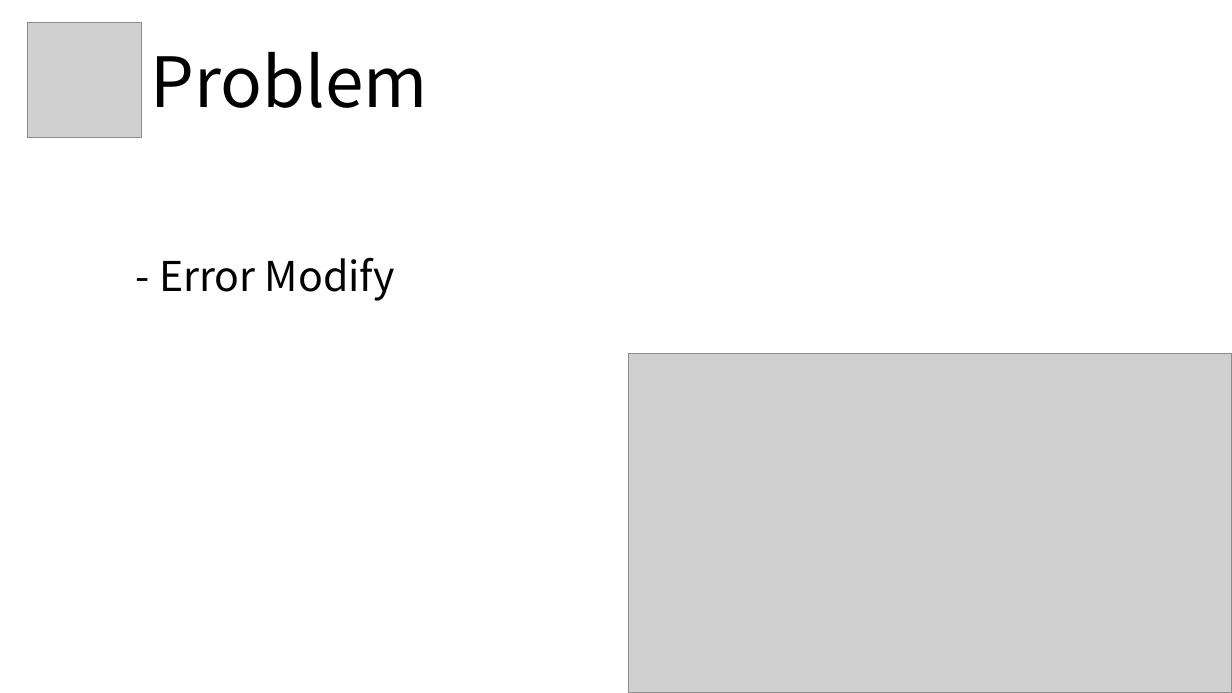
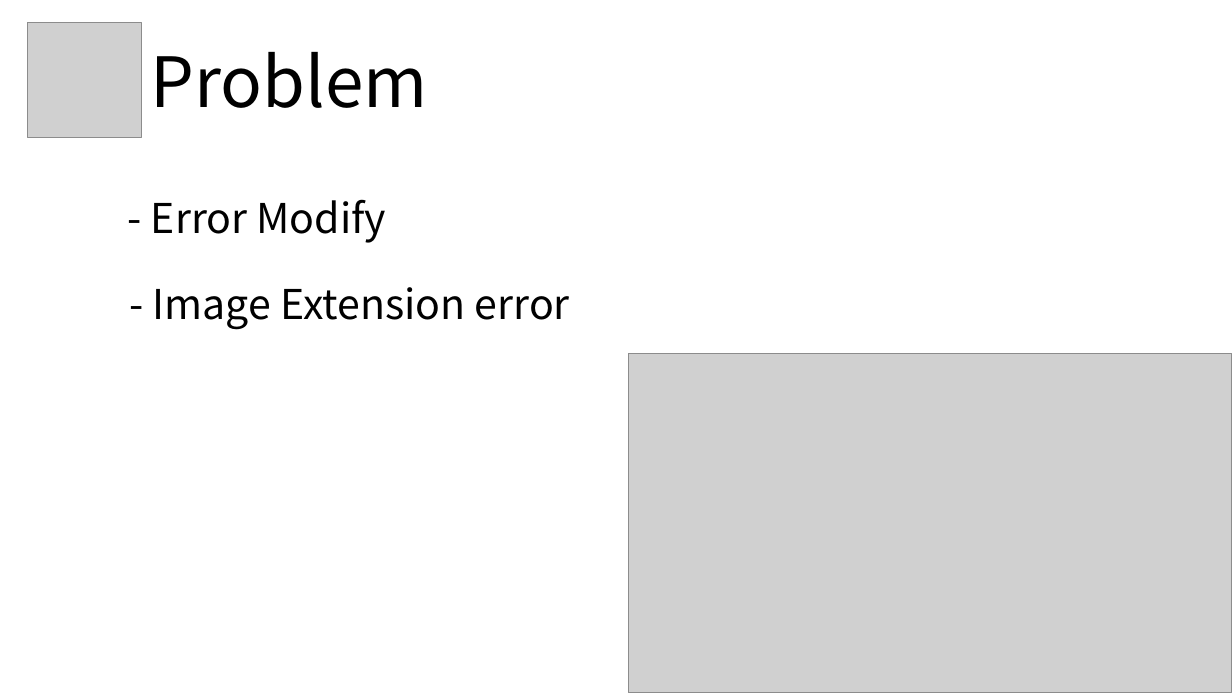
Before and after one commit to ggjae/2016msami, a slide deck: slide 9 of finalppt/final ppt_ver.3.pptx (slide 10 before the commit). Drawn at 1232x693 pixels with LibreOffice and Linux fonts; fonts in the diff are those of the drawing; grey boxes stand for pictures. Boxes give left, top, right and bottom in pixels: in the first picture for what was removed or moved away, otherwise in the second. Text is boxed around its words. In the diff, an @@ line names an element or a change of style, - is before the commit and + after.

```diff
--- a/finalppt/final ppt_ver.3.pptx
+++ b/finalppt/final ppt_ver.3.pptx
@@ text "- Error Modify": place and size @@
-text "- Error Modify" at box(159, 257, 395, 301)
+text "- Error Modify" at box(151, 199, 387, 243)
@@ text added at box(153, 287, 570, 330), 32 pt, text #000000 @@
+- Image Extension error
```
Also in this commit, not shown: 2 other slides changed, 1 slide added, 2 slides removed, 6 other files.
